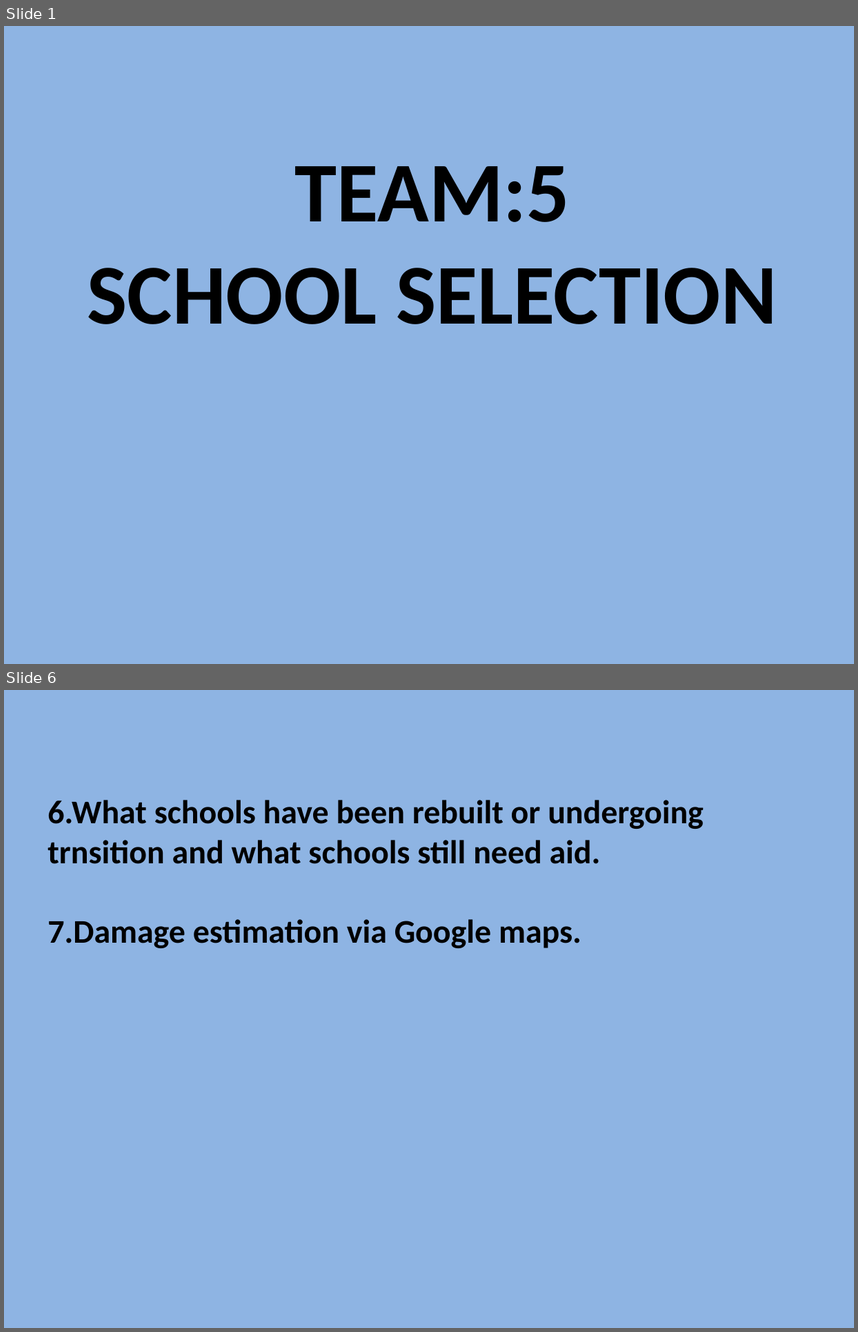
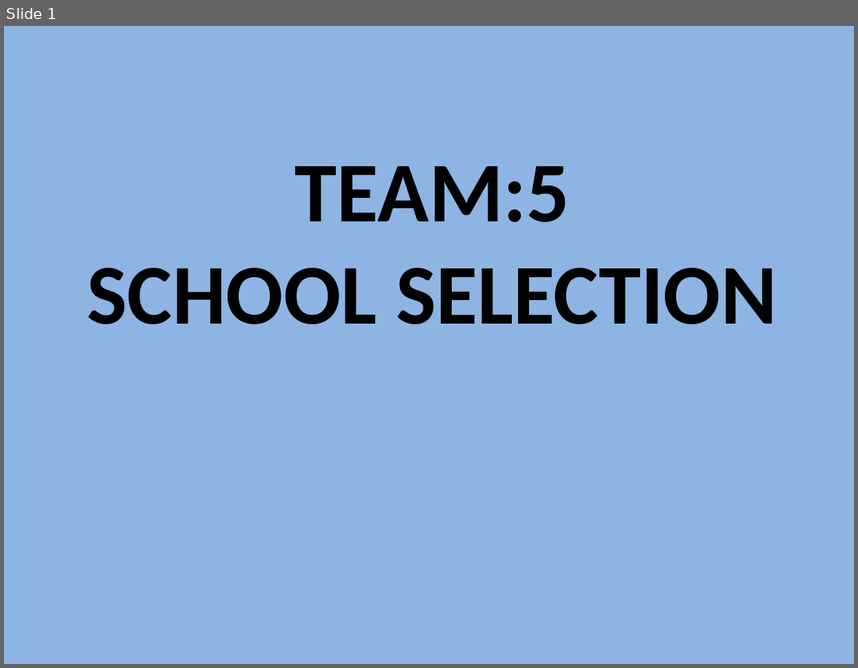
Before and after one commit to T4SG/Mumbai-Team-5, a slide deck: pptcfg.pptx. Shown one above the other, each under a label of ours: slides 1 and 6 before the commit, slide 1 after it; the slides between them are not shown. The pictures are 858x1332 and 858x668 pixels, drawn with LibreOffice and Linux fonts; fonts in the diff are those of the drawing. Boxes give left, top, right and bottom in pixels: in the first picture for what was removed or moved away, otherwise in the second. Text is boxed around its words. In the diff, an @@ line names an element or a change of style, - is before the commit and + after.

```diff
--- a/pptcfg.pptx
+++ b/pptcfg.pptx
@@ slide 6 removed at [4, 690, 854, 1328], background #8EB4E3 @@
@@ text removed at [47, 800, 704, 948] @@
-6.What schools have been rebuilt or undergoing trnsition and what schools still need aid.
-7.Damage estimation via Google maps.
```
Also in this commit, not shown: 2 slides changed, 2 slides added, 1 other slide removed, 1 other file.
